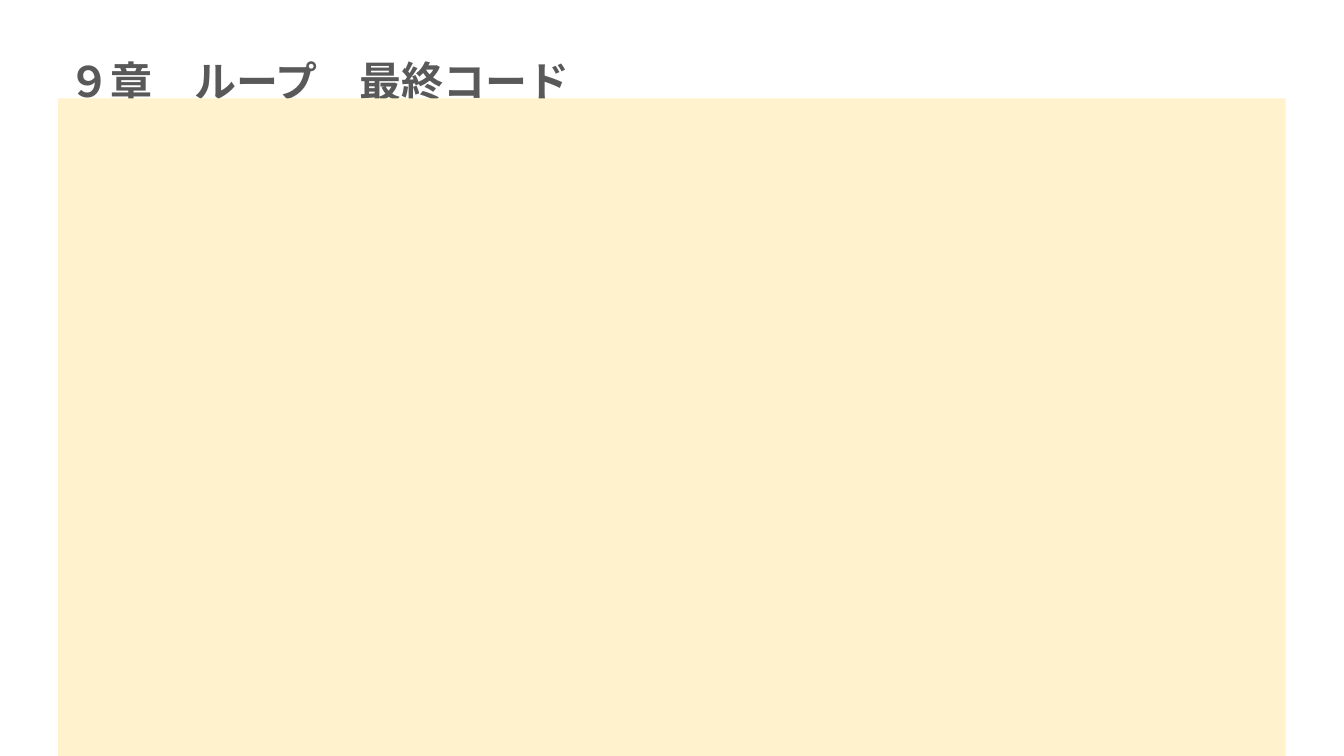
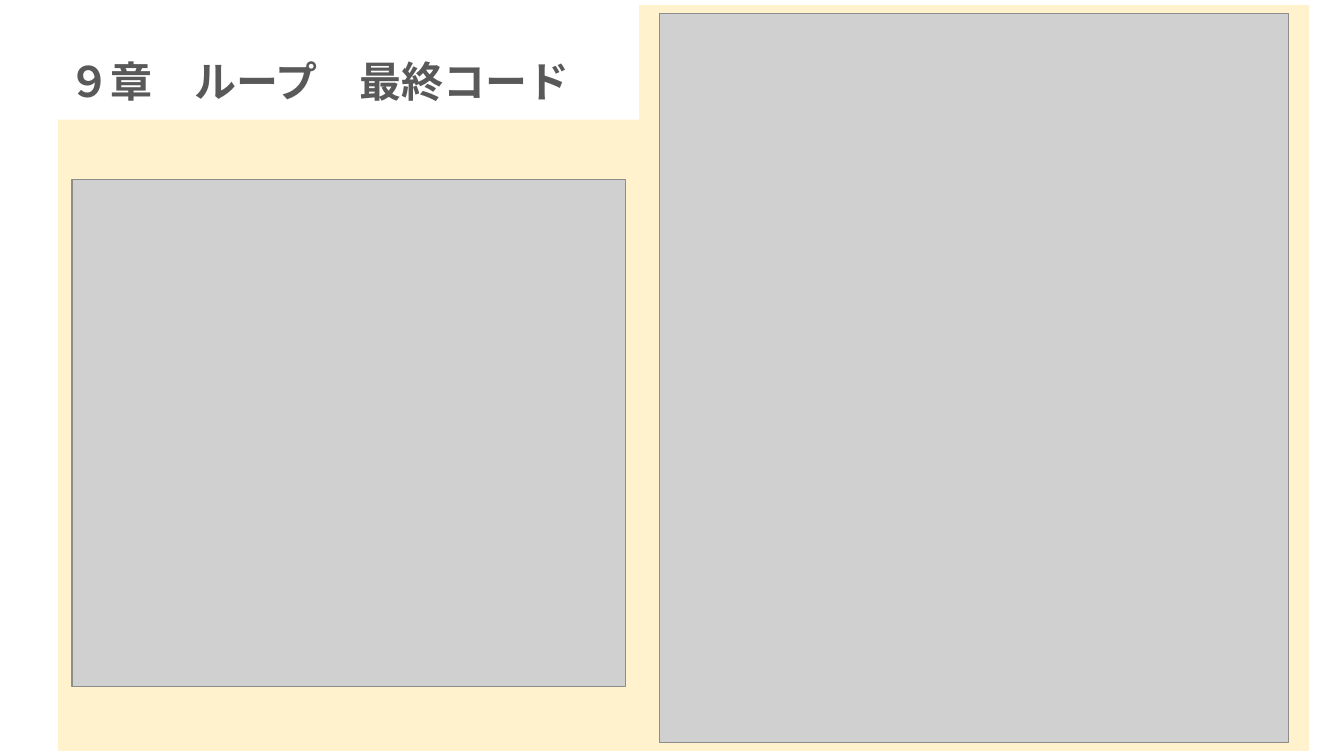
Before and after one commit to mei-517/r-practice-part3, a slide deck: slide 17 of 永井芽衣_Rpart3.pptx. Drawn at 1344x756 pixels with LibreOffice and Linux fonts; fonts in the diff are those of the drawing; grey boxes stand for pictures. Boxes give left, top, right and bottom in pixels: in the first picture for what was removed or moved away, otherwise in the second. Text is boxed around its words. In the diff, an @@ line names an element or a change of style, - is before the commit and + after.

```diff
--- a/永井芽衣_Rpart3.pptx
+++ b/永井芽衣_Rpart3.pptx
@@ rectangle added at <box>639,5,1310,751</box>, fill #FFF2CC @@
@@ picture added at <box>659,13,1289,743</box> @@
@@ rectangle: place and size @@
-rectangle at <box>58,99,1287,756</box>
+rectangle at <box>58,120,1221,751</box>
@@ picture added at <box>72,179,625,687</box> @@
```
Also in this commit, not shown: 4 other slides changed, 2 slides added, 2 slides removed, 1 other file.
